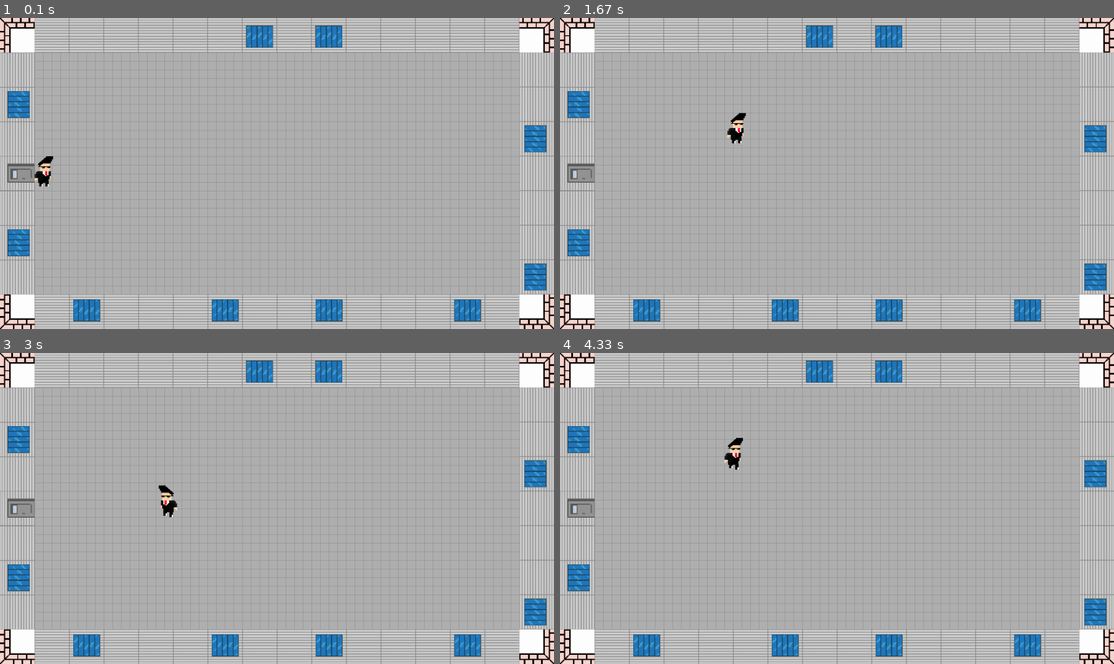
Above: before the commit, frames 1-4 (two rows, left to right).
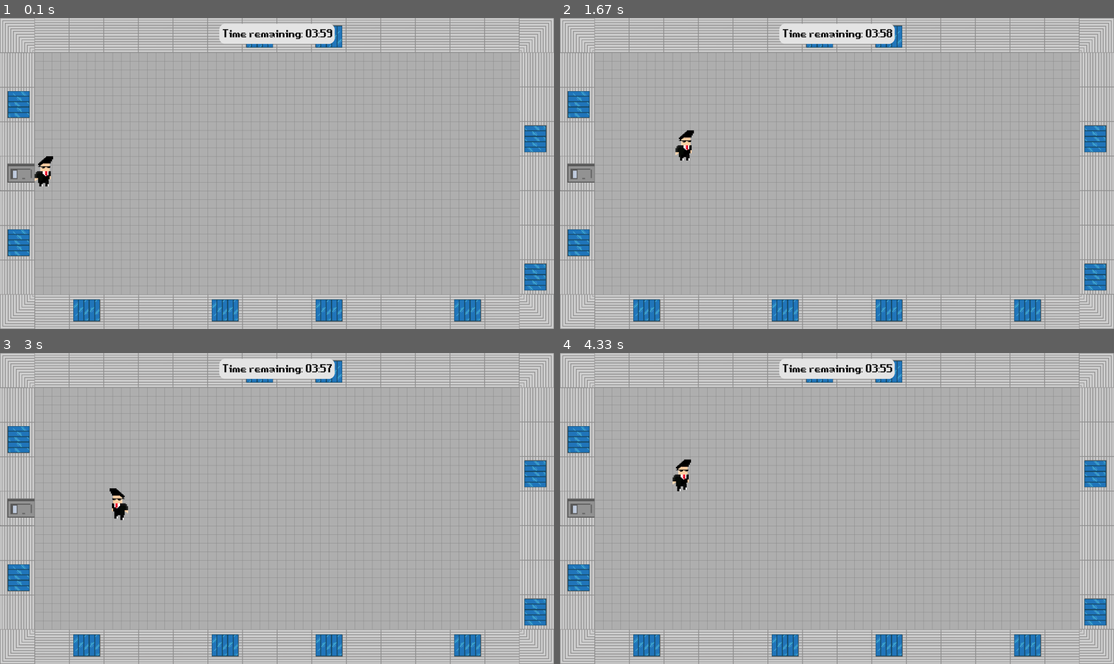
Above: after the commit, the same moments.

Repository: zThundy/pygame-jam
Game: pygame game, started from main.py
Two runs of this game, one before a commit and one after it. Both use one fixed random seed, a clock stepped at 60 frames per second and the inputs below.
Inputs (mouse positions are in pixels of both pictures, inside the frame that each line leads up to):
- Up to frame 1 (0.1 s): no input
- Up to frame 2 (1.67 s): hold Space 0.33-0.8 s; hold Right 0.33-0.8 s; move the mouse to (814, 189) at 0.37 s; hold Right 0.83-1.3 s; hold Up 1.33-1.63 s
- Up to frame 3 (3 s): hold Right 1.67-2.13 s; hold Left 2.17-2.7 s; hold Down from 2.73 s (still down)
- Up to frame 4 (4.33 s): release Down at 3.03 s; hold Left 3.07-3.47 s; hold Up 3.5-3.87 s; hold Right from 3.9 s (still down)

The runs differ from the first frame. In frame 1, 4.0% of the frame differs, in the area x 0-100%, y 0-100%; in frame 2, 4.4%; in frame 3, 4.4%; in frame 4, 4.4%.

Commit message:
not bothered to do, it's 1:23

Diff:
--- a/display.py
+++ /dev/null
@@ -1,11 +0,0 @@
-import pygame
-from pygame.locals import *
-
-# to change screen dimensions
-# pygame.display.set_mode((1600, 900))
-
-def setFullScreen(screen, size, set):
-    if set:
-        return pygame.display.set_mode(size, pygame.FULLSCREEN)
-    else:
-        return pygame.display.set_mode(size, 0)
--- a/events.py
+++ b/events.py
@@ -1,4 +1,5 @@
 import pygame, sys
+from pygame import key
 from pygame.locals import *
 
 def checkForQuitEvent():
@@ -17,12 +18,16 @@
 old_state = (0, 0, 0)
 def mouseClickEvent():
     global old_state
-
     if pygame.mouse.get_pressed() == (1, 0, 0):
         if old_state != pygame.mouse.get_pressed():
             old_state = pygame.mouse.get_pressed()
             return True
     if old_state == (1, 0, 0) and pygame.mouse.get_pressed() == (0, 0, 0):
         old_state = pygame.mouse.get_pressed()
+    return False
 
+def isInteractionPressed():
+    keys = pygame.key.get_pressed()
+    if keys[K_SPACE] or keys[K_e]:
+        return True
     return False
--- a/level.py
+++ b/level.py
@@ -1,6 +1,7 @@
 import pygame, random
 from pygame.locals import *
 from utils import *
+from events import isInteractionPressed
 
 class Level:
     screen_dimensions = width, height = 0, 0
@@ -56,28 +57,28 @@
                 # drawing of corners
                 if (x == 0 and y == 0):
                     choosenSprite = pygame.transform.scale(self.cornerSprite, (self.blockSize, self.blockSize))
+                    choosenSprite = pygame.transform.rotate(choosenSprite, 0)
+                    self.grid[(x, y)] = {}
+                    self.grid[(x, y)]["sprite"] = choosenSprite
+                    self.grid[(x, y)]["collision"] = True
+                    found = True
+                if (x == (self.screen_dimensions[0] - self.blockSize) and y == 0):
+                    choosenSprite = pygame.transform.scale(self.cornerSprite, (self.blockSize, self.blockSize))
+                    choosenSprite = pygame.transform.rotate(choosenSprite, 270)
+                    self.grid[(x, y)] = {}
+                    self.grid[(x, y)]["sprite"] = choosenSprite
+                    self.grid[(x, y)]["collision"] = True
+                    found = True
+                if (x == (self.screen_dimensions[0] - self.blockSize) and y == (self.screen_dimensions[1] - self.blockSize)):
+                    choosenSprite = pygame.transform.scale(self.cornerSprite, (self.blockSize, self.blockSize))
                     choosenSprite = pygame.transform.rotate(choosenSprite, 180)
                     self.grid[(x, y)] = {}
                     self.grid[(x, y)]["sprite"] = choosenSprite
                     self.grid[(x, y)]["collision"] = True
                     found = True
-                if (x == (self.screen_dimensions[0] - self.blockSize) and y == 0):
+                if (x == 0 and y == (self.screen_dimensions[1] - self.blockSize)):
                     choosenSprite = pygame.transform.scale(self.cornerSprite, (self.blockSize, self.blockSize))
                     choosenSprite = pygame.transform.rotate(choosenSprite, 90)
-                    self.grid[(x, y)] = {}
-                    self.grid[(x, y)]["sprite"] = choosenSprite
-                    self.grid[(x, y)]["collision"] = True
-                    found = True
-                if (x == (self.screen_dimensions[0] - self.blockSize) and y == (self.screen_dimensions[1] - self.blockSize)):
-                    choosenSprite = pygame.transform.scale(self.cornerSprite, (self.blockSize, self.blockSize))
-                    choosenSprite = pygame.transform.rotate(choosenSprite, 0)
-                    self.grid[(x, y)] = {}
-                    self.grid[(x, y)]["sprite"] = choosenSprite
-                    self.grid[(x, y)]["collision"] = True
-                    found = True
-                if (x == 0 and y == (self.screen_dimensions[1] - self.blockSize)):
-                    choosenSprite = pygame.transform.scale(self.cornerSprite, (self.blockSize, self.blockSize))
-                    choosenSprite = pygame.transform.rotate(choosenSprite, 270)
                     self.grid[(x, y)] = {}
                     self.grid[(x, y)]["sprite"] = choosenSprite
                     self.grid[(x, y)]["collision"] = True
@@ -189,3 +190,14 @@
             if self.grid[tile]["collision"] and checkCollisions(self.position[0] + x_off_2, self.position[1] + y_off_2, self.currentSprite.get_width() + x_off, self.currentSprite.get_height() + y_off, tile[0], tile[1], current_tile.get_width(), current_tile.get_height()):
                 return True
         return False
+
+    def getObjectInCollision(self):
+        # todo: check what's near the player
+        # todo: add metadata to the grid tile
+        print("lol")
+
+    def checkInteraction(self):
+        if isInteractionPressed():
+            print("lol")
+            # do stuff and maybe call a nested class to do interactions
+            # and tasks
--- a/main.py
+++ b/main.py
@@ -3,7 +3,6 @@
 
 from events import *
 from level import Level, Player
-from display import *
 from utils import *
 from options import Options, Sounds
 
@@ -22,6 +21,7 @@
 FONT = 0
 OPTIONS = Options()
 SOUNDS = Sounds()
+CLOCK = pygame.time.Clock()
 
 def showSplashScreen():
     # access to global variables
@@ -56,8 +56,9 @@
 
         # update display
         pygame.display.update()
-        # wait for 10 seconds
-        pygame.time.delay(10)
+        # limit the number of fps to prevent
+        # problems :)
+        CLOCK.tick(60)
 
         if len(first_string) == len(GAME_TITLE) and len(second_stirng) == len(GAME_SUBTITLE):
             pygame.time.delay(2500)
@@ -142,13 +143,16 @@
 
         # update display
         pygame.display.update()
-        # wait for 10 seconds
-        pygame.time.delay(10)
+        # limit the number of fps to prevent
+        # problems :)
+        CLOCK.tick(60)
 
         if not canClick:
             count += 1
         else:
             count = 400
+
+    gameThread()
 
 
 def showSettingsScreen():
@@ -188,6 +192,7 @@
             if mouseClickEvent():
                 OPTIONS.setValue("fullscreen", not OPTIONS.getValue("fullscreen"))
                 SOUNDS.playSound("./sounds/button_press_settings_sound.wav")
+                pygame.display.toggle_fullscreen()
 
         # vsync option
         FONT = pygame.font.Font("./fonts/game_over.ttf", 100)
@@ -261,9 +266,9 @@
 
         # update display
         pygame.display.update()
-        # wait for 10 seconds
-        pygame.time.delay(10)
-
+        # limit the number of fps to prevent
+        # problems :)
+        CLOCK.tick(60)
 
 def gameThread():
     # access to global variables
@@ -272,6 +277,10 @@
 
     player = Player(SCREEN)
     level = Level(SCREEN)
+
+    game_over = False
+    start_ticks = pygame.time.get_ticks()
+    max_seconds = 240
 
     SOUNDS.playMusic("./sounds/game_theme.mp3", True)
 
@@ -287,16 +296,68 @@
         # check events.py to see the executed code
         checkForQuitEvent()
 
+        # get mouse position to check if player is clicking on button
+        mouseX, mouseY = pygame.mouse.get_pos()
+
         # draw grid
         level.generateWalls()
 
-        # check if user press a movement key and move the player
-        player.checkPlayerMovements()
+        if game_over:
+            s = pygame.Surface(size, SRCALPHA)
+            s.fill((0, 0, 0, 200))
+            SCREEN.blit(s, (0, 0))
+
+            # draw settings page title
+            FONT = pygame.font.Font("./fonts/game_over.ttf", 250)
+            main_title = FONT.render("Game Over", True, MAIN_COLOR)
+            SCREEN.blit(main_title, (SCREEN.get_width()/2 - main_title.get_width()/2, SCREEN.get_height()/2 - (main_title.get_height()/2 + 200) + math.sin(time.time()*8)*8))
+
+            # render retray gameover button
+            retry_button_sprite = pygame.image.load("./sprites/buttons/back.png")
+            SCREEN.blit(retry_button_sprite, ((SCREEN.get_width()/2 - retry_button_sprite.get_width()/2) - 300, (SCREEN.get_height()/2 - retry_button_sprite.get_height()/2) + 100))
+            if checkCollisions(mouseX, mouseY, 3, 3, (SCREEN.get_width()/2 - retry_button_sprite.get_width()/2) - 300, (SCREEN.get_height()/2 - retry_button_sprite.get_height()/2) + 100, retry_button_sprite.get_width(), retry_button_sprite.get_height()):
+                retry_button_sprite = pygame.image.load("./sprites/buttons/back_dark.png")
+                SCREEN.blit(retry_button_sprite, ((SCREEN.get_width()/2 - retry_button_sprite.get_width()/2) - 300, (SCREEN.get_height()/2 - retry_button_sprite.get_height()/2) + 100))
+                if mouseClickEvent():
+                    SOUNDS.playSound("./sounds/button_press_sound.wav")
+                    showTitleScreen()
+                    break
+
+            # render apply button
+            exit_button_sprite = pygame.image.load("./sprites/buttons/exit.png")
+            SCREEN.blit(exit_button_sprite, ((SCREEN.get_width()/2 - exit_button_sprite.get_width()/2) + 300, (SCREEN.get_height()/2 - exit_button_sprite.get_height()/2) + 100))
+            if checkCollisions(mouseX, mouseY, 3, 3, (SCREEN.get_width()/2 - exit_button_sprite.get_width()/2) + 300, (SCREEN.get_height()/2 - exit_button_sprite.get_height()/2) + 100, exit_button_sprite.get_width(), exit_button_sprite.get_height()):
+                exit_button_sprite = pygame.image.load("./sprites/buttons/exit_dark.png")
+                SCREEN.blit(exit_button_sprite, ((SCREEN.get_width()/2 - exit_button_sprite.get_width()/2) + 300, (SCREEN.get_height()/2 - exit_button_sprite.get_height()/2) + 100))
+                if mouseClickEvent():
+                    SOUNDS.playSound("./sounds/button_press_sound.wav")
+                    pygame.time.delay(1000)
+                    pygame.quit()
+                    sys.exit()
+        else:
+            # check if user press a movement key and move the player
+            player.checkPlayerMovements()
+
+            # check if user interact with something
+            player.checkInteraction()
+
+            # check timer and draw on screen
+            seconds = (pygame.time.get_ticks() - start_ticks)/1000
+            remaining_seconds = time.strftime('%M:%S', time.gmtime(math.floor(max_seconds - seconds)))
+
+            pygame.draw.rect(SCREEN, (230, 230, 230), (SCREEN.get_width()/2 - 200, 20, 400, 70), 0, 20)
+            FONT = pygame.font.Font("./fonts/game_over.ttf", 100)
+            main_title = FONT.render("Time remaining: " + str(remaining_seconds), True, (0, 0, 0))
+            SCREEN.blit(main_title, (SCREEN.get_width()/2 - main_title.get_width()/2, 20))
+
+            if math.floor(max_seconds - seconds) <= 0:
+                game_over = True
 
         # update display
         pygame.display.update()
-        # wait for 10 seconds
-        pygame.time.delay(10)
+        # limit the number of fps to prevent
+        # problems :)
+        CLOCK.tick(60)
 
 
 def main():
@@ -307,7 +368,6 @@
 
     # define screen dimensions and flags
     SCREEN = pygame.display.set_mode(size)
-    SCREEN = setFullScreen(SCREEN, size, False)
     pygame.display.set_caption(GAME_NAME)
 
     # fill both fake and real screen with black background
@@ -320,7 +380,6 @@
     # show title screen after splash screen
     # showTitleScreen()
 
-    # start the game if the showTitleScreen thread is broken
     gameThread()
 
 if __name__ == "__main__":
--- a/options.py
+++ b/options.py
@@ -2,7 +2,7 @@
 
 class Options:
     options = {
-        "sound": False,
+        "sound": True,
         "music": False,
         "fullscreen": False,
         "vsync": False
Binary file changed: sprites/rooms/Muro_angolare.png
Not shown, added: sounds/game_over_sound.wav
Not shown, added: sounds/keypad_button_press.wav
